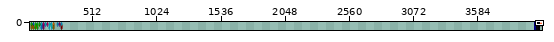
Sprite sheet, stored at images/tiles.png. The first picture is a wide view before the edit; the outline marks the close-up.
Close-up. Earlier state:
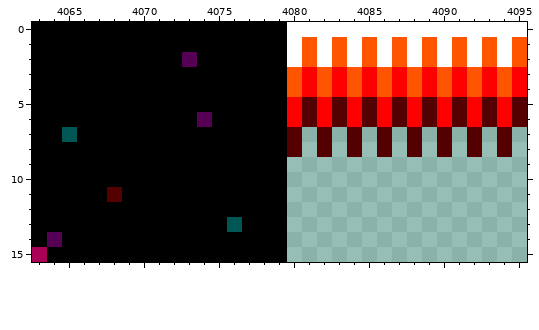
The file is 4096x16 pixels. Shown: x 4063..4095, y 0..15. The wide view leaves out empty margins.
The same view after the edit:
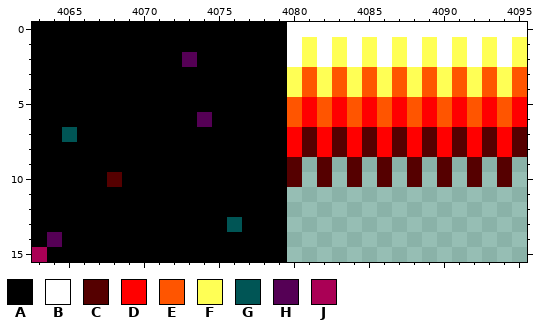
Palette (. is transparent): A #000000  B #ffffff  C #550000  D #ff0000  E #ff5500  F #ffff55  G #005555  H #550055  J #aa0055
Commit: Level design is hard
Change:
@@ x 4063..4095 @@
  0 AAAAAAAAAAAAAAAAABBBBBBBBBBBBBBBB
- 1 AAAAAAAAAAAAAAAAABEBEBEBEBEBEBEBE
- 2 AAAAAAAAAAHAAAAAABEBEBEBEBEBEBEBE
- 3 AAAAAAAAAAAAAAAAAEDEDEDEDEDEDEDED
- 4 AAAAAAAAAAAAAAAAAEDEDEDEDEDEDEDED
- 5 AAAAAAAAAAAAAAAAADCDCDCDCDCDCDCDC
- 6 AAAAAAAAAAAHAAAAADCDCDCDCDCDCDCDC
- 7 AAGAAAAAAAAAAAAAAC.C.C.C.C.C.C.C.
- 8 AAAAAAAAAAAAAAAAAC.C.C.C.C.C.C.C.
- 9 AAAAAAAAAAAAAAAAA................
-10 AAAAAAAAAAAAAAAAA................
-11 AAAAACAAAAAAAAAAA................
+ 1 AAAAAAAAAAAAAAAAABFBFBFBFBFBFBFBF
+ 2 AAAAAAAAAAHAAAAAABFBFBFBFBFBFBFBF
+ 3 AAAAAAAAAAAAAAAAAFEFEFEFEFEFEFEFE
+ 4 AAAAAAAAAAAAAAAAAFEFEFEFEFEFEFEFE
+ 5 AAAAAAAAAAAAAAAAAEDEDEDEDEDEDEDED
+ 6 AAAAAAAAAAAHAAAAAEDEDEDEDEDEDEDED
+ 7 AAGAAAAAAAAAAAAAADCDCDCDCDCDCDCDC
+ 8 AAAAAAAAAAAAAAAAADCDCDCDCDCDCDCDC
+ 9 AAAAAAAAAAAAAAAAAC.C.C.C.C.C.C.C.
+10 AAAAACAAAAAAAAAAAC.C.C.C.C.C.C.C.
+11 AAAAAAAAAAAAAAAAA................
 12 AAAAAAAAAAAAAAAAA................
